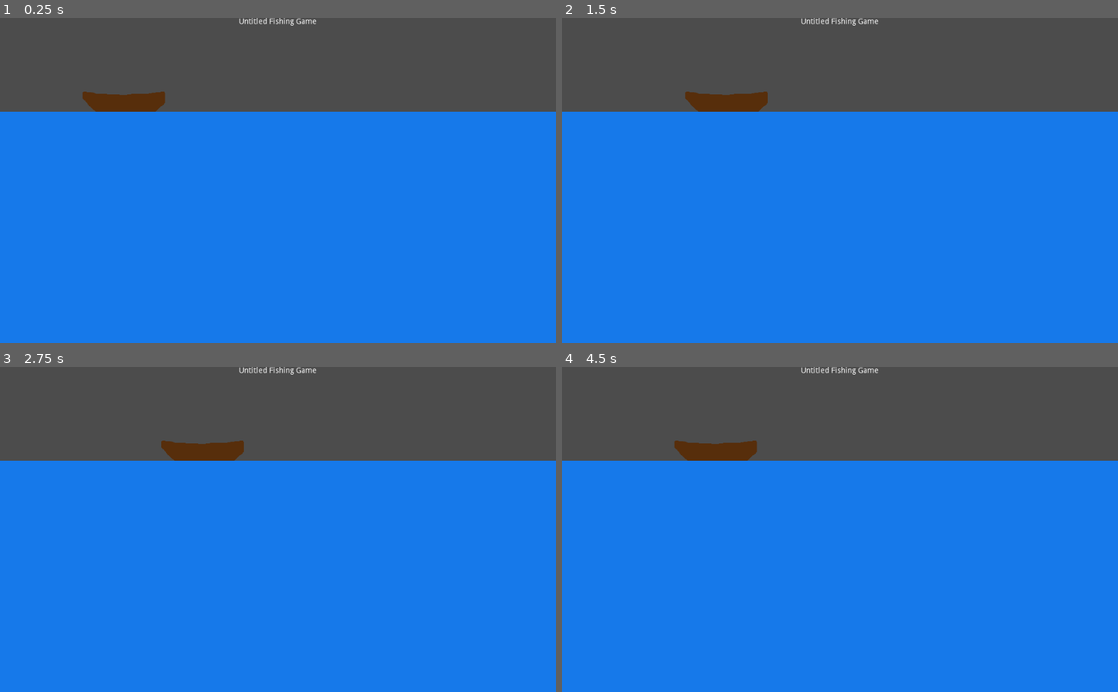
Above: before the commit, frames 1-4 (two rows, left to right).
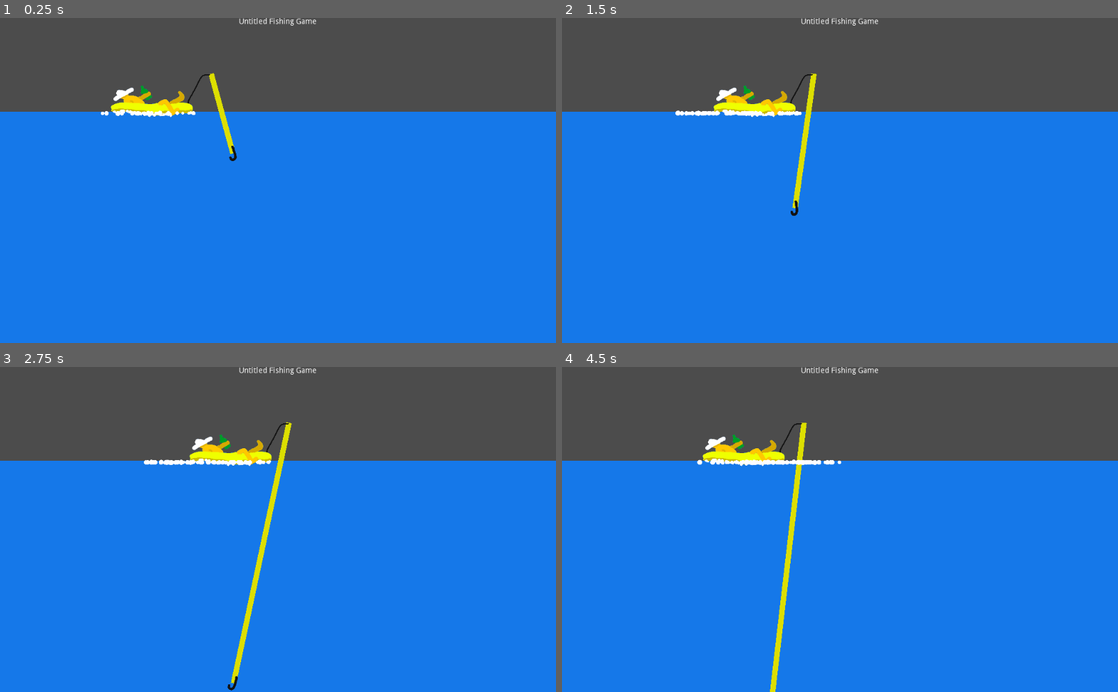
Above: after the commit, the same moments.

Repository: tapir2342/fishing-game
Game: Godot game, scene res://main.tscn
The game is run twice, just before and just after one commit, with the same random seed, the same clock (stepped at 60 frames per second) and the same inputs.
Inputs:
- Up to frame 1 (0.25 s): no input
- Up to frame 2 (1.5 s): hold Right (player_right) 0.53-1.28 s; hold Down (player_down, bound only after the commit) from 1.28 s (still down)
- Up to frame 3 (2.75 s): release Down (player_down, bound only after the commit) at 2.03 s; hold Right (player_right) from 2.03 s (still down)
- Up to frame 4 (4.5 s): release Right (player_right) at 2.78 s; hold Up (player_up, bound only after the commit) 2.78-3.53 s; hold Left (player_left) from 3.53 s (still down)

The runs differ from the first frame. In frame 1, 1.6% of the frame differs, in the area x 14-43%, y 16-45%; in frame 2, 1.8%; in frame 3, 2.3%; in frame 4, 2.3%, in the area x 20-51%, y 17-100%.

Commit message:
Bubbles

Diff:
--- a/main.tscn
+++ b/main.tscn
@@ -1,7 +1,33 @@
-[gd_scene load_steps=3 format=2]
+[gd_scene load_steps=11 format=2]
 
-[ext_resource path="res://player.png" type="Texture" id=1]
+[ext_resource path="res://player2.png" type="Texture" id=1]
 [ext_resource path="res://player.gd" type="Script" id=2]
+[ext_resource path="res://rod.png" type="Texture" id=3]
+[ext_resource path="res://verlet.gd" type="Script" id=4]
+[ext_resource path="res://hook.png" type="Texture" id=5]
+[ext_resource path="res://springvisualizer.gd" type="Script" id=6]
+[ext_resource path="res://circle.png" type="Texture" id=7]
+
+[sub_resource type="CircleShape2D" id=2]
+radius = 63.2456
+
+[sub_resource type="ParticlesMaterial" id=3]
+emission_shape = 2
+emission_box_extents = Vector3( 900, 1, 1 )
+flag_disable_z = true
+direction = Vector3( 10, 0, 0 )
+spread = 18.11
+gravity = Vector3( 0, 0, 0 )
+initial_velocity = 175.32
+initial_velocity_random = 0.92
+orbit_velocity = 0.0
+orbit_velocity_random = 0.0
+damping = 49.35
+scale = 0.05
+scale_random = 0.04
+
+[sub_resource type="CircleShape2D" id=1]
+radius = 14.0357
 
 [node name="Main" type="Node2D"]
 
@@ -19,6 +45,7 @@
 [node name="Ocean" type="Node2D" parent="."]
 
 [node name="CanvasLayer" type="CanvasLayer" parent="Ocean"]
+layer = -1
 
 [node name="ColorRect" type="ColorRect" parent="Ocean/CanvasLayer"]
 anchor_right = 1.0
@@ -28,9 +55,57 @@
 color = Color( 0.0862745, 0.47451, 0.917647, 1 )
 
 [node name="Player" type="Node2D" parent="."]
+position = Vector2( 255, 151 )
 scale = Vector2( 0.1, 0.1 )
 script = ExtResource( 2 )
 
+[node name="Rod" type="Node2D" parent="Player"]
+position = Vector2( 1110, -200 )
+
+[node name="Sprite2" type="Sprite" parent="Player/Rod"]
+texture = ExtResource( 3 )
+
+[node name="FishingLine" type="Node2D" parent="Player/Rod"]
+visible = false
+position = Vector2( 210, -260 )
+script = ExtResource( 4 )
+
+[node name="StaticBody2D" type="StaticBody2D" parent="Player/Rod"]
+position = Vector2( 230, -280 )
+
+[node name="CollisionShape2D" type="CollisionShape2D" parent="Player/Rod/StaticBody2D"]
+shape = SubResource( 2 )
+
 [node name="Sprite" type="Sprite" parent="Player"]
-position = Vector2( 2280, 1560 )
+scale = Vector2( 2.5, 2.5 )
 texture = ExtResource( 1 )
+
+[node name="Particles2D" type="Particles2D" parent="Player"]
+position = Vector2( 220, 250 )
+amount = 80
+local_coords = false
+process_material = SubResource( 3 )
+texture = ExtResource( 7 )
+
+[node name="Line2D" type="Line2D" parent="."]
+z_index = -1
+default_color = Color( 0.870588, 0.878431, 0, 1 )
+
+[node name="Hook" type="RigidBody2D" parent="."]
+position = Vector2( 429, 247 )
+mass = 100.0
+
+[node name="Sprite" type="Sprite" parent="Hook"]
+scale = Vector2( 0.2, 0.2 )
+texture = ExtResource( 5 )
+
+[node name="CollisionShape2D" type="CollisionShape2D" parent="Hook"]
+position = Vector2( 1, -6.10352e-05 )
+shape = SubResource( 1 )
+
+[node name="DampedSpringJoint2D" type="DampedSpringJoint2D" parent="."]
+node_a = NodePath("../Hook")
+node_b = NodePath("../Player/Rod/StaticBody2D")
+bias = 0.9
+stiffness = 64.0
+script = ExtResource( 6 )
--- a/project.godot
+++ b/project.godot
@@ -7,6 +7,16 @@
 ;   param=value ; assign values to parameters
 
 config_version=4
+
+_global_script_classes=[ {
+"base": "Node2D",
+"class": "Verlet",
+"language": "GDScript",
+"path": "res://verlet.gd"
+} ]
+_global_script_class_icons={
+"Verlet": ""
+}
 
 [application]
 
@@ -34,6 +44,16 @@
 "events": [ Object(InputEventKey,"resource_local_to_scene":false,"resource_name":"","device":0,"alt":false,"shift":false,"control":false,"meta":false,"command":false,"pressed":false,"scancode":16777233,"physical_scancode":0,"unicode":0,"echo":false,"script":null)
  ]
 }
+player_up={
+"deadzone": 0.5,
+"events": [ Object(InputEventKey,"resource_local_to_scene":false,"resource_name":"","device":0,"alt":false,"shift":false,"control":false,"meta":false,"command":false,"pressed":false,"scancode":16777232,"physical_scancode":0,"unicode":0,"echo":false,"script":null)
+ ]
+}
+player_down={
+"deadzone": 0.5,
+"events": [ Object(InputEventKey,"resource_local_to_scene":false,"resource_name":"","device":0,"alt":false,"shift":false,"control":false,"meta":false,"command":false,"pressed":false,"scancode":16777234,"physical_scancode":0,"unicode":0,"echo":false,"script":null)
+ ]
+}
 
 [physics]
 
@@ -41,7 +61,6 @@
 
 [rendering]
 
-quality/driver/driver_name="GLES2"
 vram_compression/import_etc=true
 vram_compression/import_etc2=false
 environment/default_environment="res://default_env.tres"
--- /dev/null
+++ b/springvisualizer.gd
@@ -0,0 +1,28 @@
+extends DampedSpringJoint2D
+
+onready var line: Line2D = get_node("/root/Main/Line2D")
+
+onready var actual_node_a: Node2D = get_node(node_a)
+onready var actual_node_b: Node2D = get_node(node_b)
+
+
+func _ready():
+	print(line)
+	line.set_as_toplevel(true)
+
+	print(actual_node_a)
+	print(actual_node_b)
+
+
+func _physics_process(_delta):
+	if Input.is_action_pressed("player_up"):
+		rest_length -= 1
+		rest_length = clamp(rest_length, 0, 65535)
+
+	if Input.is_action_pressed("player_down"):
+		rest_length += 1
+		rest_length = clamp(rest_length, 0, 65535)
+
+	line.clear_points()
+	line.add_point(actual_node_a.global_position)
+	line.add_point(actual_node_b.global_position)
--- /dev/null
+++ b/verlet.gd
@@ -0,0 +1,97 @@
+extends Node2D
+
+var _points := []
+var _sticks := []
+var _friction := 0.999
+
+
+func distance(p0: Dictionary, p1: Dictionary) -> float:
+	var dx = p1.x - p0.x
+	var dy = p1.y - p0.y
+	return sqrt(dx * dx + dy * dy)
+
+
+func _init() -> void:
+	for _i in range(10):
+		var x = rand_range(0, 300)
+		var y = rand_range(0, 300)
+		var oldx = x + rand_range(-10, 10)
+		var oldy = y + rand_range(-10, 10)
+		self._points.append({x = x, y = y, oldx = oldx, oldy = oldy, pinned = false})
+	self._points[0].x = 0
+	self._points[0].y = 0
+	self._points[0].oldx = 0
+	self._points[0].olyy = 0
+	self._points[0].pinned = true
+
+	for i in range(1, len(self._points)):
+		self._sticks.append(
+			{
+				p0 = self._points[i - 1],
+				p1 = self._points[i],
+			}
+		)
+
+	for s in self._sticks:
+		s.length = distance(s.p0, s.p1)
+
+
+func _process(_delta) -> void:
+	if Engine.time_scale > 0.0:
+		self._update_points()
+		#self._points[0].x = 300
+		#self._points[0].y = 300
+		for _i in range(0, 3):
+			self._update_sticks()
+
+	# Calls _draw
+	self.update()
+
+
+func _draw() -> void:
+	self._draw_points()
+	self._draw_sticks()
+
+
+func _update_points() -> void:
+	for p in self._points:
+		if p.pinned:
+			continue
+		var vx: float = (p.x - p.oldx) * self._friction
+		var vy: float = (p.y - p.oldy) * self._friction
+		p.oldx = p.x
+		p.oldy = p.y
+		p.x += vx
+		p.y += vy
+
+
+func _update_sticks() -> void:
+	for s in self._sticks:
+		var dx = s.p1.x - s.p0.x
+		var dy = s.p1.y - s.p0.y
+		var distance = sqrt(dx * dx + dy * dy)
+		var difference = s.length - distance
+		var percent = difference / distance / 2
+		var offset_x = dx * percent
+		var offset_y = dy * percent
+
+		s.p0.x -= offset_x
+		s.p0.y -= offset_y
+		s.p1.x += offset_x
+		s.p1.y += offset_y
+
+
+func _draw_points() -> void:
+	for p in self._points:
+		draw_circle(Vector2(p.x, p.y), 5, Color.black)
+
+
+func _draw_sticks() -> void:
+	var from = Vector2()
+	var to = Vector2()
+	for s in self._sticks:
+		from.x = s.p0.x
+		from.y = s.p0.y
+		to.x = s.p1.x
+		to.y = s.p1.y
+		draw_line(from, to, Color.black)
Binary file added: circle.png
Not shown, added: circle.png.import
Binary file added: hook.png
Not shown, added: hook.png.import
Binary file added: player2.png
Not shown, added: player2.png.import
Binary file added: rod.png
Not shown, added: rod.png.import
